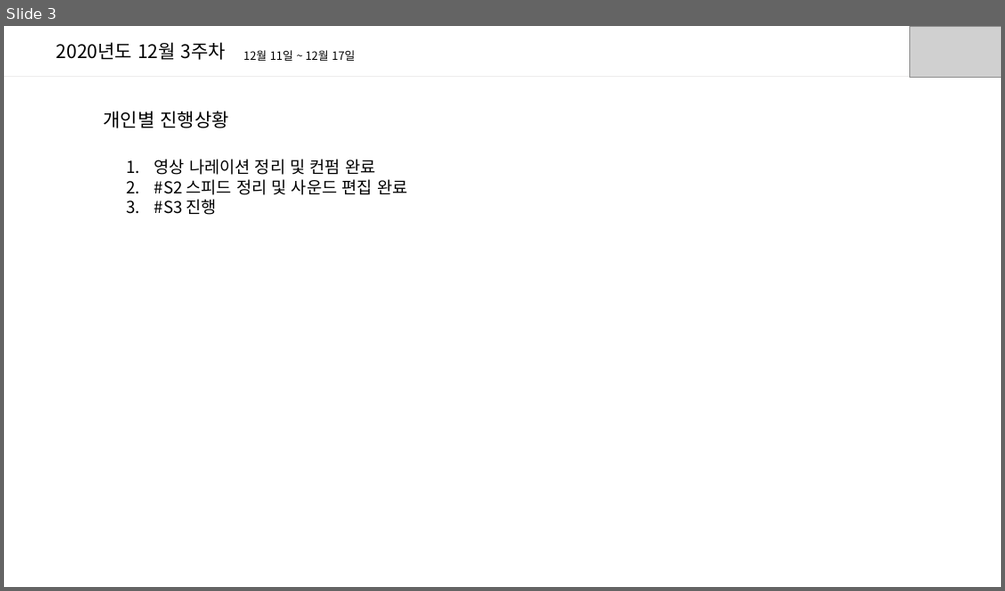
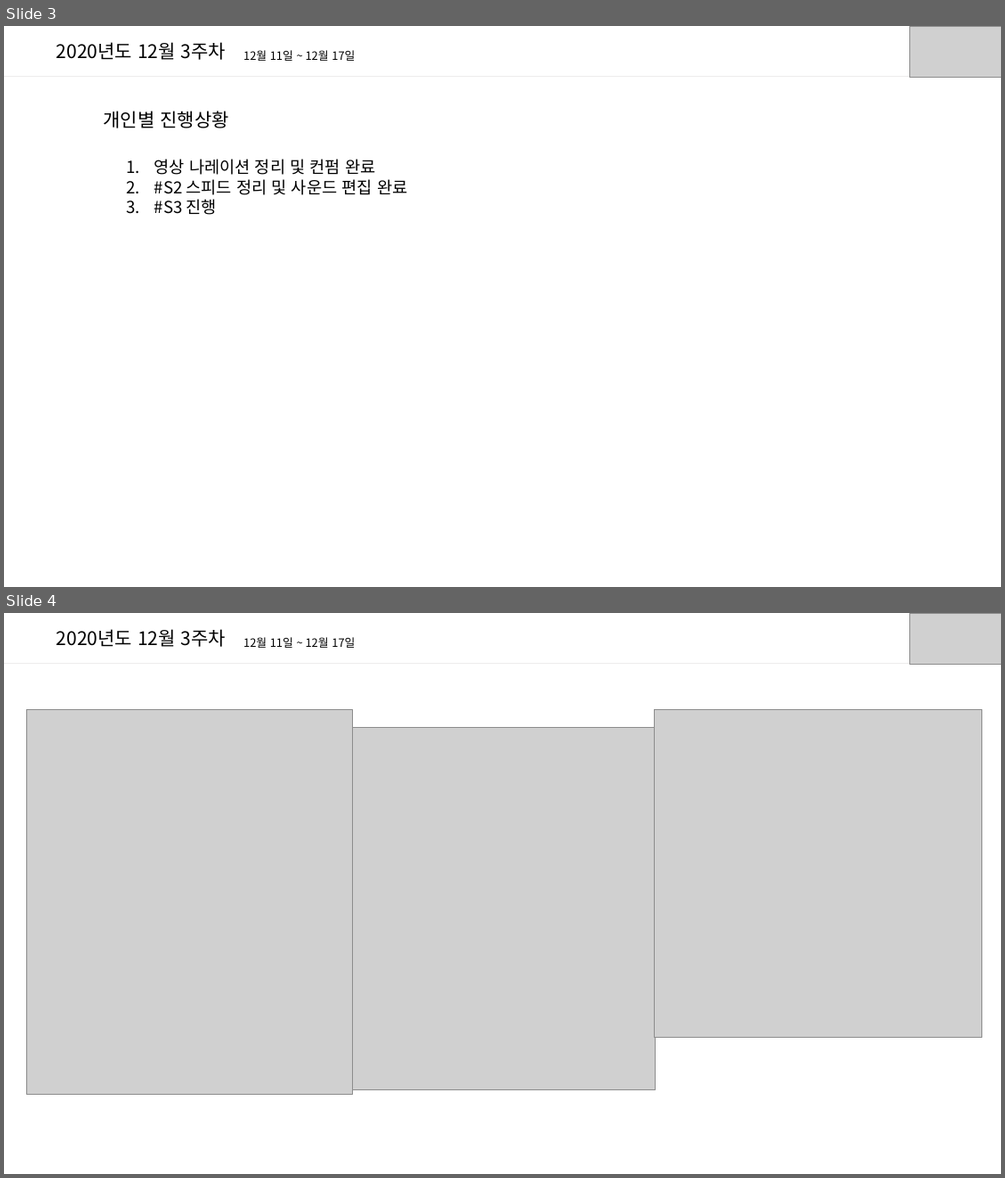
Before and after one commit to cl0cktree/fixability, a slide deck: 공용폴더/주간발표자료/2020_12_18/정량화/주간발표자료_JRH_20201217.pptx. Shown one above the other, each under a label of ours: slide 3 before the commit, slides 3 and 4 after it. The pictures are 1005x591 and 1005x1178 pixels, drawn with LibreOffice and Linux fonts; fonts in the diff are those of the drawing; grey boxes stand for pictures. Boxes give left, top, right and bottom in pixels: in the first picture for what was removed or moved away, otherwise in the second. Text is boxed around its words. In the diff, an @@ line names an element or a change of style, - is before the commit and + after.

```diff
--- a/공용폴더/주간발표자료/2020_12_18/정량화/주간발표자료_JRH_20201217.pptx
+++ b/공용폴더/주간발표자료/2020_12_18/정량화/주간발표자료_JRH_20201217.pptx
@@ slide 4 added at (4,613,1001,1174), background #FFFFFF @@
@@ text added at (57,629,226,647), 18 pt, text #000000 @@
+2020년도 12월 3주차
@@ text added at (243,637,355,648), 11 pt, text #000000 @@
+12월 11일 ~ 12월 17일
@@ picture added at (909,613,1001,665) @@
@@ line added from (4, 663) to (1001, 663), #767171 0.5 pt @@
@@ picture added at (26,710,353,1094) @@
@@ picture added at (655,710,982,1038) @@
@@ picture added at (352,727,655,1089) @@
```
Also in this commit, not shown: 1 other slide added, 1 other file.
